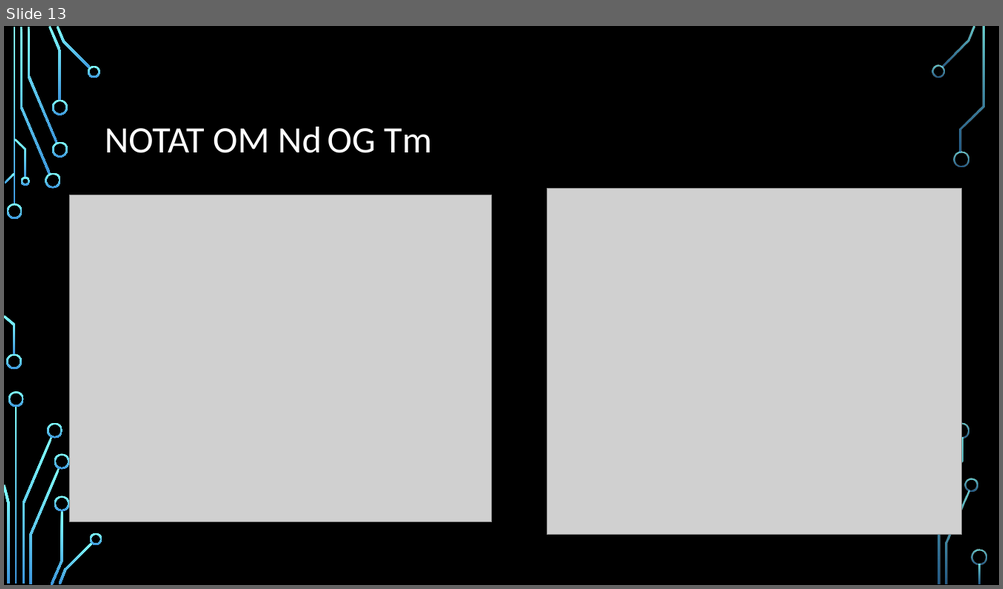
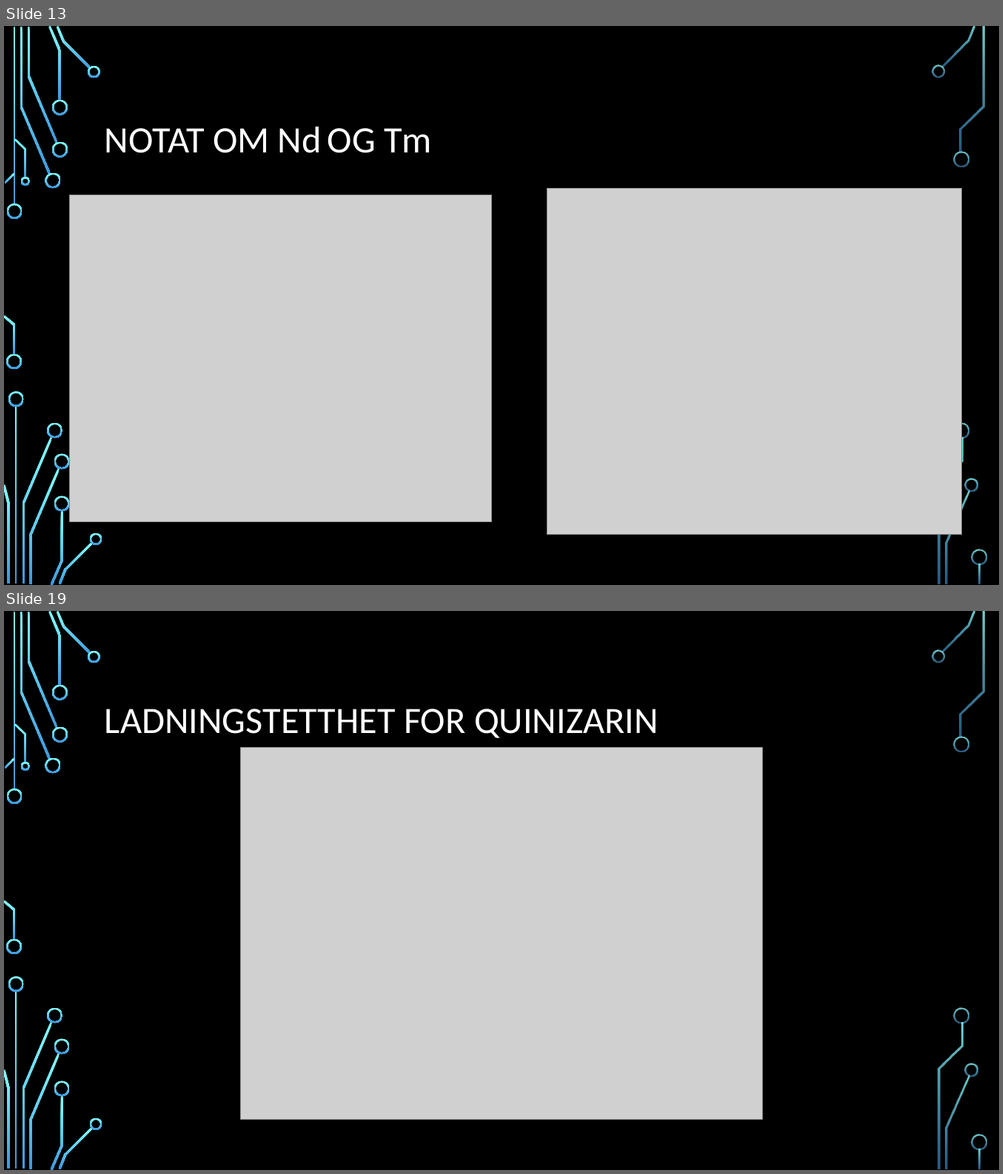
Before and after one commit to alexanjk/FYS-MENA4111-projectH20, a slide deck: Quinizarin som en organisk sensitizer I et tynnfilm.pptx. Shown one above the other, each under a label of ours: slide 13 before the commit, slides 13 and 19 after it; the slides between them are not shown. The pictures are 1003x589 and 1003x1174 pixels, drawn with LibreOffice and Linux fonts; fonts in the diff are those of the drawing; grey boxes stand for pictures; background and template pictures are left out. Boxes give left, top, right and bottom in pixels: in the first picture for what was removed or moved away, otherwise in the second. Text is boxed around its words. In the diff, an @@ line names an element or a change of style, - is before the commit and + after.

```diff
--- a/Quinizarin som en organisk sensitizer I et tynnfilm.pptx
+++ b/Quinizarin som en organisk sensitizer I et tynnfilm.pptx
@@ slide 19 added at <box>4,611,999,1170</box>, background picture (left out); not listed: 36 template elements that a slide beside it also shows @@
@@ title added at <box>105,709,658,738</box>, 36 pt, text #FFFFFF @@
+LADNINGSTETTHET FOR QUINIZARIN
@@ picture added at <box>241,748,762,1120</box> @@
```
Also in this commit, not shown: 1 slide changed, 7 other slides added, 1 slide removed.
